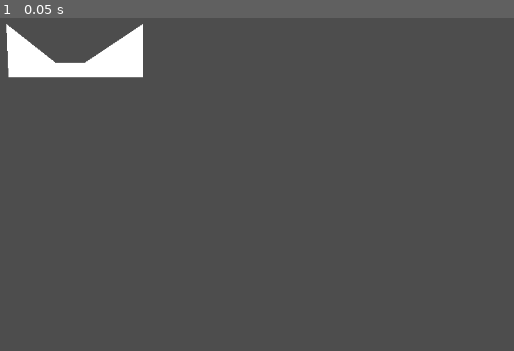
Above: before the commit, frame 1.
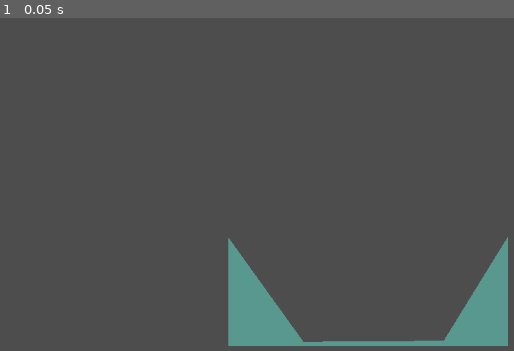
Above: after the commit, the same moment.

Repository: lethalgem/godot-wild-jam-77
Game: Godot game, scene res://Scenes/scale_test.tscn
Same seed, same stepped clock (60 frames per second), same inputs: the game is played once before the commit and once after it. The project has no main scene, so this scene is started directly.
Inputs:
- Up to frame 1 (0.05 s): no input

The runs differ from the first frame. In frame 1, 7.5% of the frame differs, in the area x 1-99%, y 1-99%.

Commit message:
Gios Additions

Diff:
--- /dev/null
+++ b/godot-wild-jam-77/Scenes/inside_area_2d.gd
@@ -0,0 +1,11 @@
+extends Area2D
+
+
+# Called when the node enters the scene tree for the first time.
+func _ready():
+	pass # Replace with function body.
+
+
+# Called every frame. 'delta' is the elapsed time since the previous frame.
+func _process(delta):
+	pass
--- a/godot-wild-jam-77/Scenes/scale_test.tscn
+++ b/godot-wild-jam-77/Scenes/scale_test.tscn
@@ -6,12 +6,23 @@
 
 [node name="Node2D" type="Node2D"]
 
-[node name="StaticBody2D" type="StaticBody2D" parent="."]
+[node name="Bowl" type="StaticBody2D" parent="."]
 physics_material_override = SubResource("PhysicsMaterial_eweis")
 script = ExtResource("1_3yq2i")
 
-[node name="Polygon2D" type="Polygon2D" parent="StaticBody2D"]
-position = Vector2(-20, 139)
-polygon = PackedVector2Array(281, 37, 197, 93, 176, 93, 155, 93, 84, 37, 87, 114, 281, 114)
+[node name="Polygon2D" type="Polygon2D" parent="Bowl"]
+position = Vector2(212, 408)
+scale = Vector2(2.045, 2.045)
+color = Color(0.345356, 0.596623, 0.556993, 1)
+polygon = PackedVector2Array(281, 37, 235.955, 110.112, 137.079, 110.861, 112.828, 77.1161, 84, 37, 84, 114, 281, 114)
 
-[node name="CollisionPolygon2D" type="CollisionPolygon2D" parent="StaticBody2D"]
+[node name="BowlCollisionPolygon2D" type="CollisionPolygon2D" parent="Bowl"]
+visible = false
+position = Vector2(-40, 28)
+polygon = PackedVector2Array(393, 514, 395, 610, 655, 614, 660, 519)
+
+[node name="InsideArea2D" type="Area2D" parent="Bowl"]
+
+[node name="InsideAreaCollisionPolygon2D" type="CollisionPolygon2D" parent="Bowl/InsideArea2D"]
+position = Vector2(51, 63)
+polygon = PackedVector2Array(335, 427, 335, 582, 738, 582, 738, 429)
--- a/godot-wild-jam-77/Scripts/static_body_2d.gd
+++ b/godot-wild-jam-77/Scripts/static_body_2d.gd
@@ -1,14 +1,20 @@
 extends StaticBody2D
 
 @onready var polygon_2d = $Polygon2D
-@onready var collision_polygon_2d = $CollisionPolygon2D
-
+@onready var bowl_collision_polygon_2d = $BowlCollisionPolygon2D
+var total_weight = 0
+var weights = 0
 # Called when the node enters the scene tree for the first time.
 func _ready():
-	collision_polygon_2d.polygon = polygon_2d.polygon
-	collision_polygon_2d.position = polygon_2d.position
+	bowl_collision_polygon_2d.polygon = polygon_2d.polygon
+	bowl_collision_polygon_2d.position = polygon_2d.position
+	bowl_collision_polygon_2d.scale = polygon_2d.scale
 
 
 # Called every frame. 'delta' is the elapsed time since the previous frame.
 func _process(delta):
 	pass
+
+func calcualte_weight_on_body_enter(body):
+	total_weight += weights
+	pass
